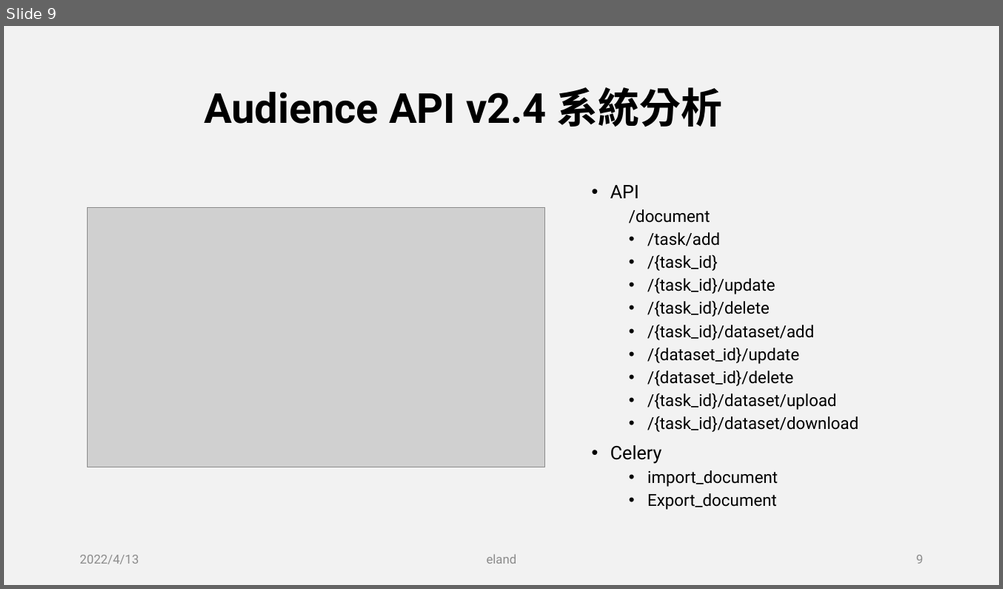
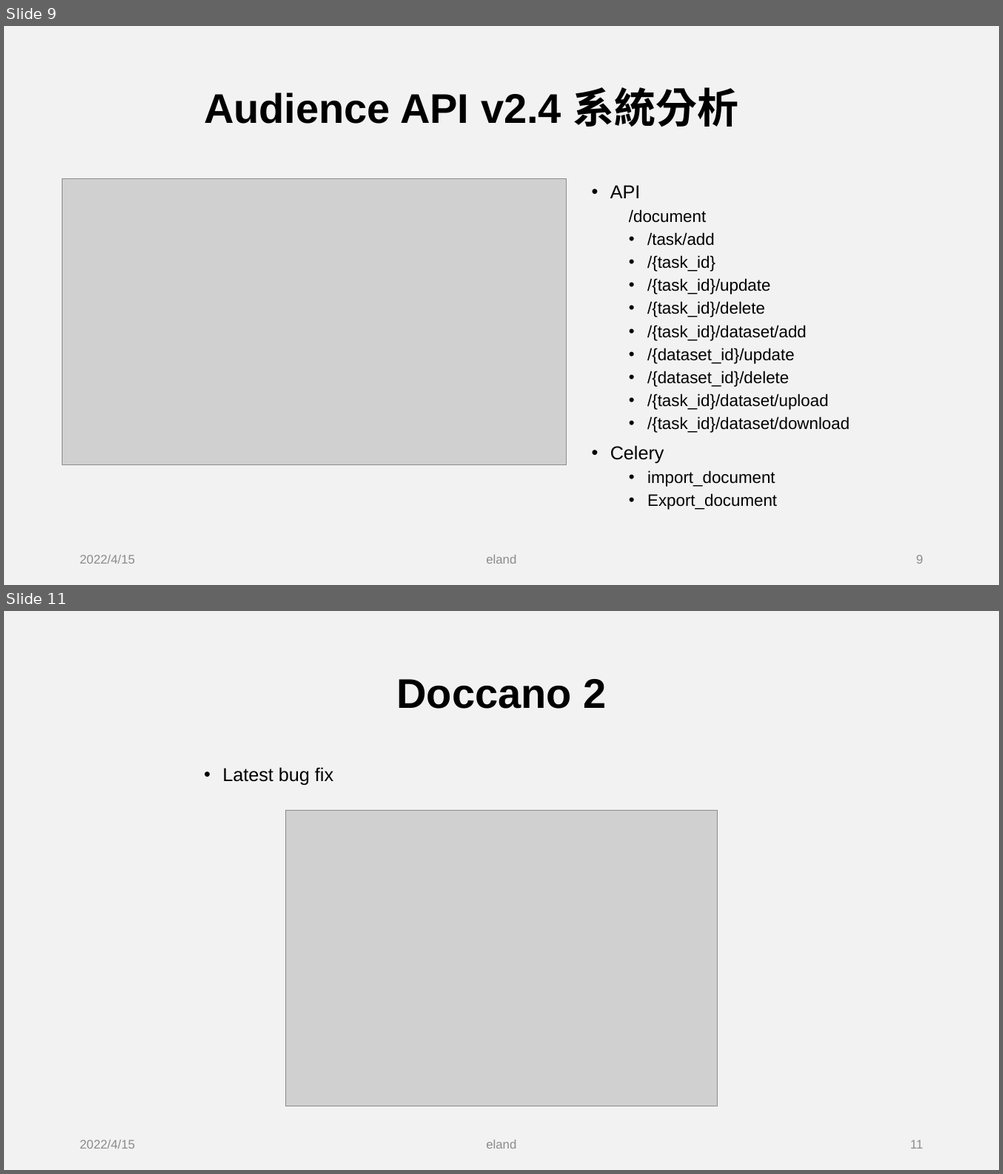
Before and after one commit to ychuang789/labelapi, a slide deck: Audience 開發前 review.pptx. Shown one above the other, each under a label of ours: slide 9 before the commit, slides 9 and 11 after it; the slides between them are not shown. The pictures are 1003x589 and 1003x1174 pixels, drawn with LibreOffice and Linux fonts; fonts in the diff are those of the drawing; grey boxes stand for pictures. Boxes give left, top, right and bottom in pixels: in the first picture for what was removed or moved away, otherwise in the second. Text is boxed around its words. In the diff, an @@ line names an element or a change of style, - is before the commit and + after.

Commit message:
build document api

```diff
--- a/Audience 開發前 review.pptx
+++ b/Audience 開發前 review.pptx
@@ slide 11 added at (x1=4, y1=611, x2=999, y2=1170), background #FFFFFF; not listed: 1 template element that a slide beside it also shows @@
@@ title added at (x1=397, y1=679, x2=606, y2=709), 40 pt, text #000000, bold @@
+Doccano 2
@@ text added at (x1=222, y1=767, x2=333, y2=786), 18 pt, text #000000 @@
+• Latest bug fix
@@ picture added at (x1=286, y1=810, x2=717, y2=1106) @@
@@ text added at (x1=79, y1=1140, x2=135, y2=1149), 12 pt, text #8C8C8C @@
+2022/4/15
@@ text added at (x1=486, y1=1140, x2=516, y2=1149), 12 pt, text #8C8C8C @@
+eland
@@ page number added at (x1=910, y1=1140, x2=922, y2=1149), 12 pt, text #8C8C8C @@
+11
@@ slide 9 changed as well @@
@@ picture resized from (x1=88, y1=208, x2=545, y2=468) to (x1=62, y1=179, x2=566, y2=466) @@
@@ text at (x1=79, y1=555, x2=135, y2=564): text changed; font Roboto to Arial @@
-2022/4/13
+2022/4/15
@@ font Roboto to Arial in 3 elements at (x1=204, y1=87, x2=739, y2=127), (x1=610, y1=185, x2=849, y2=510), (x1=486, y1=555, x2=516, y2=564) @@
```
Also in this commit, not shown: 10 other slides changed, 9 other files.
